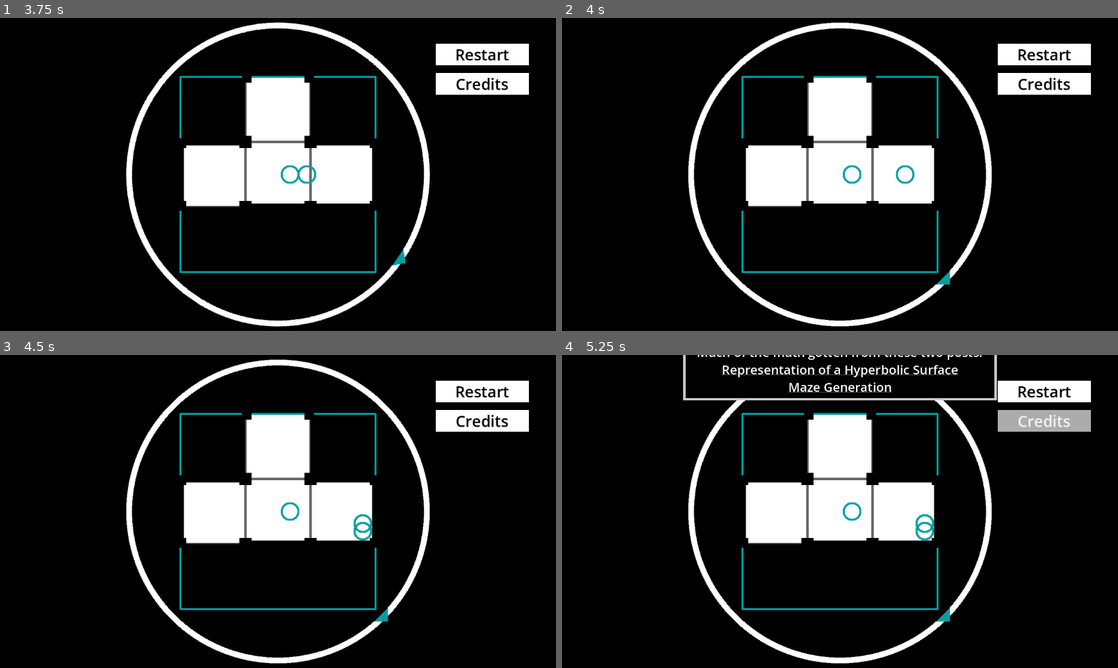
Above: before the commit, frames 1-4 (two rows, left to right).
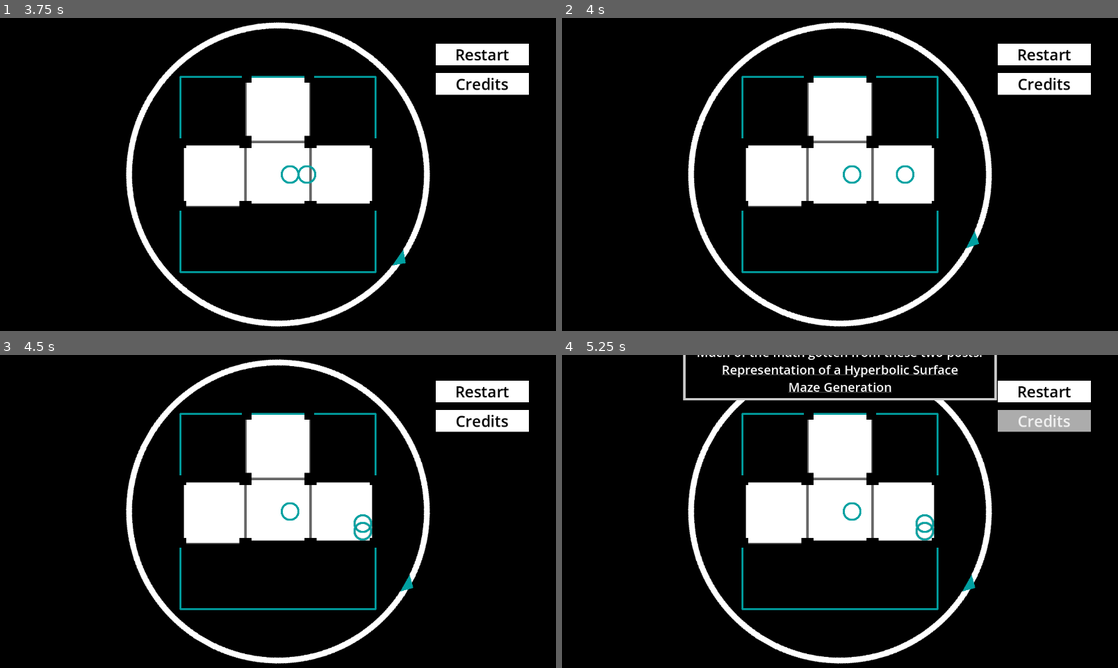
Above: after the commit, the same moments.

Repository: entityJY/hyperedi
Game: Godot game, scene res://ui/start_game.tscn
Same seed, same stepped clock (60 frames per second), same inputs: the game is played once before the commit and once after it. Sound files missing from this copy of the repository are replaced by a short silence.
Inputs:
- Up to frame 1 (3.75 s): click "Start Game" at 0.5 s; click "Restart" at 1.25 s; click "Restart" at 2 s; click "Restart" at 2.75 s; hold D (right) from 3.53 s (still down); tap Space (place) at 3.6 s
- Up to frame 2 (4 s): keep holding D (right)
- Up to frame 3 (4.5 s): release D (right) at 4.28 s; hold S (down) from 4.28 s (still down); tap Space (place) at 4.35 s
- Up to frame 4 (5.25 s): release S (down) at 5 s; click "Credits" at 5 s

Frame 1 is identical in both runs. In frame 2, 0.6% of the frame differs, in the area x 22-78%, y 1-99%; in frame 3, 0.6%; in frame 4, 0.5%.

Commit message:
attempt to fix compass

Diff:
--- a/hyperplane_dungeon/compass.gd
+++ b/hyperplane_dungeon/compass.gd
@@ -9,7 +9,8 @@
 
 # Called every frame. 'delta' is the elapsed time since the previous frame.
 func _process(_delta: float) -> void:
-	var player_position = Vector2(wrapf(player.position.x, -135, 135), wrapf(player.position.y, -135, 135))
+	@warning_ignore("INTEGER_DIVISION")
+	var player_position = Vector2(wrapf(player.position.x, -135/2, 135/2), wrapf(player.position.y, -135/2, 135/2))
 
 	if !is_instance_valid(current_tile): return
 
